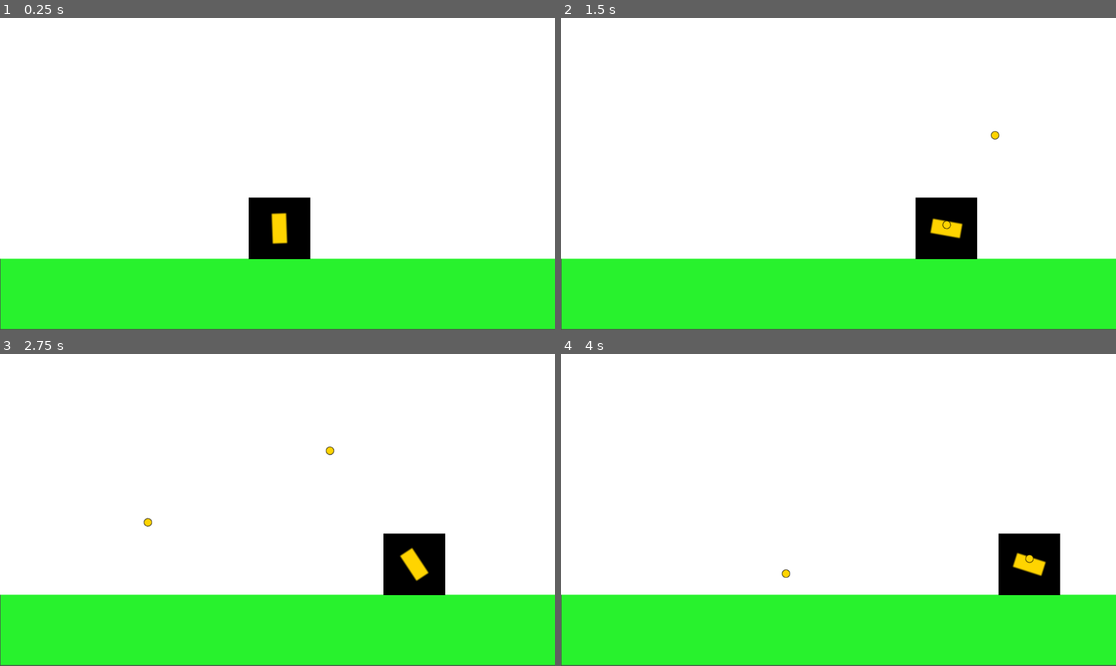
Above: before the commit, frames 1-4 (two rows, left to right).
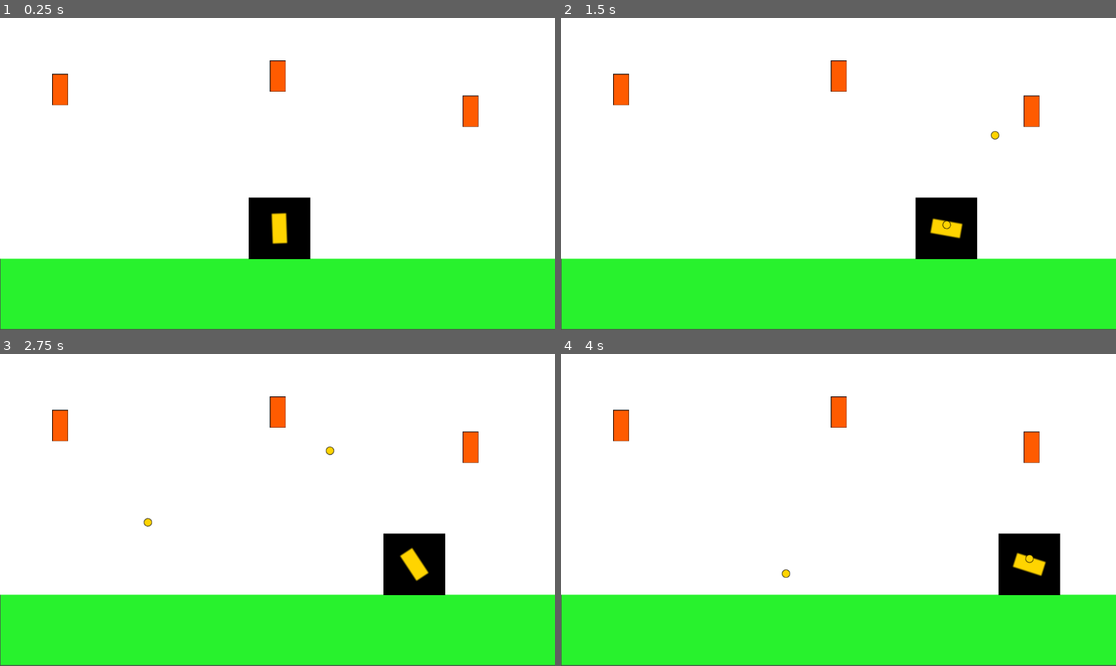
Above: after the commit, the same moments.

Repository: itsjoacor/entregas-ipv-rodriguez-joaquin
Game: Godot game, scene res://main.tscn
Two runs of this game, one before a commit and one after it. Both use one fixed random seed, a clock stepped at 60 frames per second and the inputs below.
Inputs (mouse positions are in pixels of both pictures, inside the frame that each line leads up to):
- Up to frame 1 (0.25 s): no input
- Up to frame 2 (1.5 s): tap Enter at 0.5 s; move the mouse to (960, 158) at 0.52 s; hold Right (move_right) 0.53-1.28 s; click (960, 158) at 0.6 s; move the mouse to (727, 189) at 1.27 s; hold Left (move_left) from 1.28 s (still down); click (727, 189) at 1.35 s
- Up to frame 3 (2.75 s): move the mouse to (333, 441) at 2.02 s; release Left (move_left) at 2.03 s; hold Right (move_right) from 2.03 s (still down); click (333, 441) at 2.1 s
- Up to frame 4 (4 s): move the mouse to (810, 572) at 2.77 s; click (810, 572) at 2.85 s; move the mouse to (1005, 556) at 3.52 s; release Right (move_right) at 3.53 s; hold Left (move_left) from 3.53 s (still down); click (1005, 556) at 3.6 s

The runs differ from the first frame. In frame 1, 0.9% of the frame differs, in the area x 9-87%, y 13-35%; in frame 2, 0.9%; in frame 3, 0.9%; in frame 4, 0.9%.

Commit message:
wip: turret not autto-shooting

Diff:
--- /dev/null
+++ b/entrega-2-rodriguez-joaquin/SegundaEntregaV2/blackbox/bulletTurret.gd
@@ -0,0 +1,11 @@
+extends Area2D
+
+var direction: Vector2 = Vector2.RIGHT
+var speed: float = 400
+
+func _physics_process(delta: float) -> void:
+	position += direction * speed * delta
+
+
+func _on_screen_exited() -> void:
+	queue_free()
--- /dev/null
+++ b/entrega-2-rodriguez-joaquin/SegundaEntregaV2/blackbox/bulletTurret.tscn
@@ -0,0 +1,14 @@
+[gd_scene load_steps=3 format=3 uid="uid://clcdwb18d5ls0"]
+
+[ext_resource type="Script" uid="uid://6qpgv0u4d6x8" path="res://bulletTurret.gd" id="1_7os84"]
+[ext_resource type="Texture2D" uid="uid://c0u4xmjawvno3" path="res://recursos/resources/proyectile_turret.png" id="2_xxjbg"]
+
+[node name="bullets" type="Area2D"]
+script = ExtResource("1_7os84")
+
+[node name="Sprite2D" type="Sprite2D" parent="."]
+texture = ExtResource("2_xxjbg")
+
+[node name="VisibleOnScreenNotifier2D" type="VisibleOnScreenNotifier2D" parent="."]
+
+[connection signal="screen_exited" from="VisibleOnScreenNotifier2D" to="." method="_on_screen_exited"]
--- a/entrega-2-rodriguez-joaquin/SegundaEntregaV2/blackbox/main.tscn
+++ b/entrega-2-rodriguez-joaquin/SegundaEntregaV2/blackbox/main.tscn
@@ -1,6 +1,7 @@
-[gd_scene load_steps=2 format=3 uid="uid://dj6jk7h8oiwle"]
+[gd_scene load_steps=3 format=3 uid="uid://dj6jk7h8oiwle"]
 
 [ext_resource type="PackedScene" uid="uid://bp7vdx12go85q" path="res://player.tscn" id="1_ig7tw"]
+[ext_resource type="PackedScene" uid="uid://3uvfekpg5tpj" path="res://turret.tscn" id="2_0xm2m"]
 
 [node name="Main" type="Node"]
 
@@ -20,3 +21,12 @@
 
 [node name="Player" parent="." instance=ExtResource("1_ig7tw")]
 position = Vector2(580, 437)
+
+[node name="Turret" parent="." instance=ExtResource("2_0xm2m")]
+position = Vector2(577, 121)
+
+[node name="Turret2" parent="." instance=ExtResource("2_0xm2m")]
+position = Vector2(977, 194)
+
+[node name="Turret3" parent="." instance=ExtResource("2_0xm2m")]
+position = Vector2(125, 149)
--- a/entrega-2-rodriguez-joaquin/SegundaEntregaV2/blackbox/player.gd
+++ b/entrega-2-rodriguez-joaquin/SegundaEntregaV2/blackbox/player.gd
@@ -1,4 +1,4 @@
-extends Area2D
+extends CharacterBody2D
 
 @export var speed = 400 # How fast the player will move (pixels/sec).
 var screen_size # Size of the game window.
@@ -6,6 +6,7 @@
 # Called when the node enters the scene tree for the first time.
 func _ready():
 	screen_size = get_viewport_rect().size
+
 
 
 
--- a/entrega-2-rodriguez-joaquin/SegundaEntregaV2/blackbox/player.tscn
+++ b/entrega-2-rodriguez-joaquin/SegundaEntregaV2/blackbox/player.tscn
@@ -38,8 +38,9 @@
 [sub_resource type="RectangleShape2D" id="RectangleShape2D_4flbx"]
 size = Vector2(128, 128)
 
-[node name="Player" type="Area2D"]
+[node name="Player" type="CharacterBody2D"]
 position = Vector2(652, 347)
+collision_layer = 2
 script = ExtResource("1_onrkg")
 metadata/_edit_group_ = true
 
@@ -49,6 +50,7 @@
 animation = &"crabwise"
 
 [node name="CharacterBody2D" type="CharacterBody2D" parent="AnimatedSprite2D"]
+collision_layer = 2
 script = ExtResource("3_hqtel")
 
 [node name="Canon" type="Sprite2D" parent="AnimatedSprite2D/CharacterBody2D"]
--- a/entrega-2-rodriguez-joaquin/SegundaEntregaV2/blackbox/project.godot
+++ b/entrega-2-rodriguez-joaquin/SegundaEntregaV2/blackbox/project.godot
@@ -34,3 +34,8 @@
 "events": [Object(InputEventMouseButton,"resource_local_to_scene":false,"resource_name":"","device":-1,"window_id":0,"a …(258 unchanged characters)…
 ]
 }
+
+[layer_names]
+
+2d_physics/layer_1="Objects"
+2d_physics/layer_2="Players"
--- /dev/null
+++ b/entrega-2-rodriguez-joaquin/SegundaEntregaV2/blackbox/turret.gd
@@ -0,0 +1,19 @@
+extends Node2D
+
+@onready var ray_cast = $RayCast2D
+@onready var timer = $Timer
+@export var ammo : PackedScene
+
+var player
+func _ready():
+	player = get_parent().find_child("Player")
+
+func _physics_process(_delta):
+	_aim()
+	_check_player_collision()
+
+func _aim():
+	ray_cast.target_position = to_local(player.position)
+
+func _check_player_collision():
+	pass
--- /dev/null
+++ b/entrega-2-rodriguez-joaquin/SegundaEntregaV2/blackbox/turret.tscn
@@ -0,0 +1,21 @@
+[gd_scene load_steps=4 format=3 uid="uid://3uvfekpg5tpj"]
+
+[ext_resource type="Texture2D" uid="uid://d2dk128jro8gb" path="res://recursos/resources/turret.png" id="1_3oylf"]
+[ext_resource type="Script" uid="uid://trhofcs8mw5t" path="res://turret.gd" id="1_tjdg3"]
+[ext_resource type="PackedScene" uid="uid://clcdwb18d5ls0" path="res://bulletTurret.tscn" id="2_c5apd"]
+
+[node name="Turret" type="Node2D"]
+script = ExtResource("1_tjdg3")
+ammo = ExtResource("2_c5apd")
+
+[node name="Sprite2D" type="Sprite2D" parent="."]
+texture = ExtResource("1_3oylf")
+
+[node name="RayCast2D" type="RayCast2D" parent="."]
+target_position = Vector2(575, 620)
+collision_mask = 3
+
+[node name="Timer" type="Timer" parent="."]
+wait_time = 0.3
+
+[connection signal="timeout" from="Timer" to="." method="_on_timer_timeout"]
Not shown, added: entrega-2-rodriguez-joaquin/SegundaEntregaV2/blackbox/bulletTurret.gd.uid
Not shown, added: entrega-2-rodriguez-joaquin/SegundaEntregaV2/blackbox/turret.gd.uid
